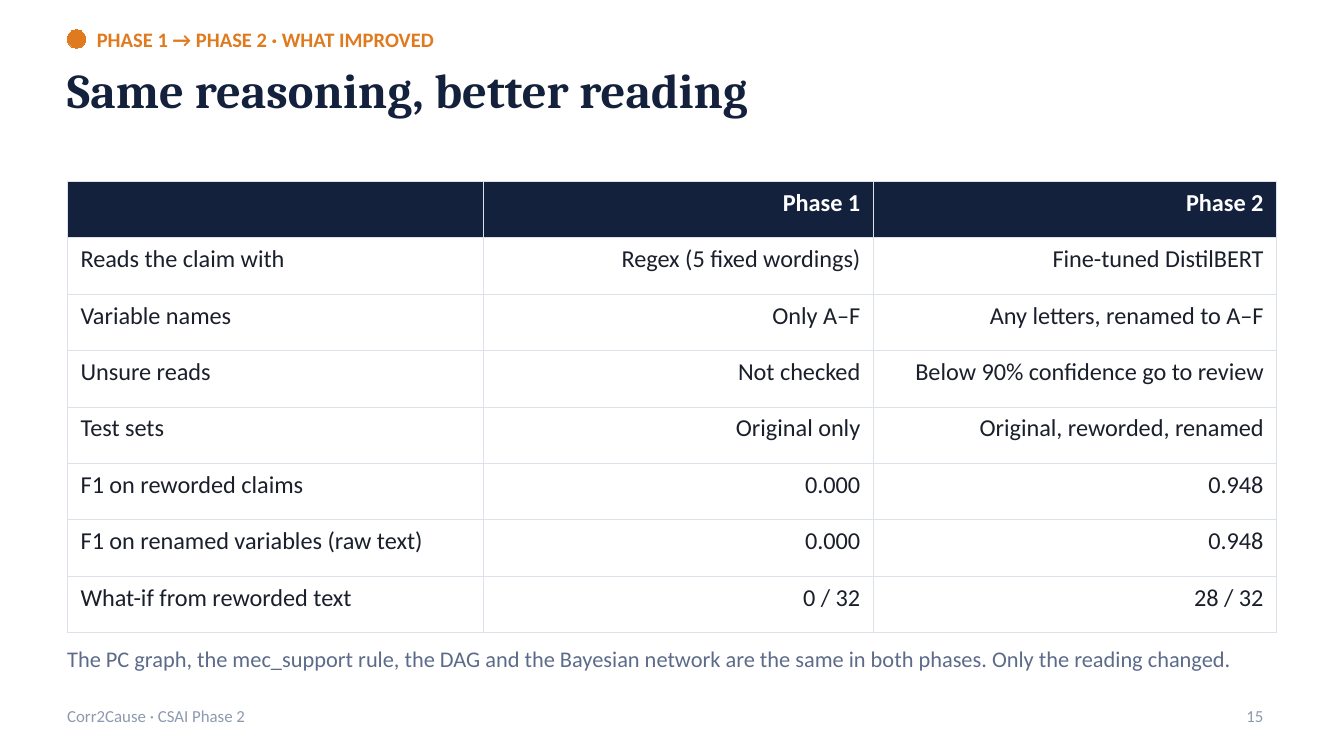
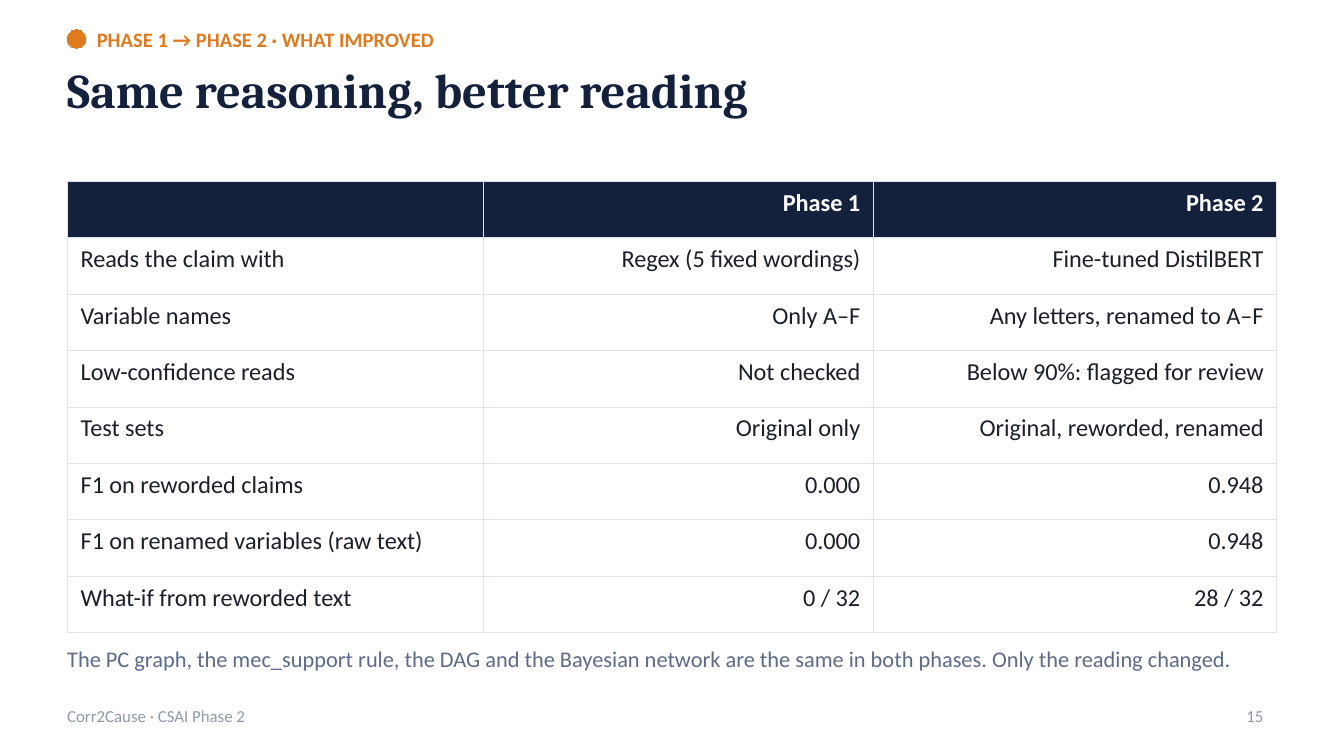
Before and after one commit to Dhanvin1520/Neuro-Symbolic-Causal-Inference-project, a slide deck: slide 15 of report/phase2_presentation.pptx. Drawn at 1344x756 pixels with LibreOffice and Linux fonts; fonts in the diff are those of the drawing. Boxes give left, top, right and bottom in pixels: in the first picture for what was removed or moved away, otherwise in the second. Text is boxed around its words. In the diff, an @@ line names an element or a change of style, - is before the commit and + after.

Commit message:
clarify review, simulation and baseline wording in phase 2 deck and report

```diff
--- a/report/phase2_presentation.pptx
+++ b/report/phase2_presentation.pptx
@@ table at (x1=67, y1=181, x2=1277, y2=610) @@
-row 4, column 1: Unsure reads
+row 4, column 1: Low-confidence reads
-row 4, column 3: Below 90% confidence go to review
+row 4, column 3: Below 90%: flagged for review
```
Also in this commit, not shown: 8 other slides changed, 2 other files.
